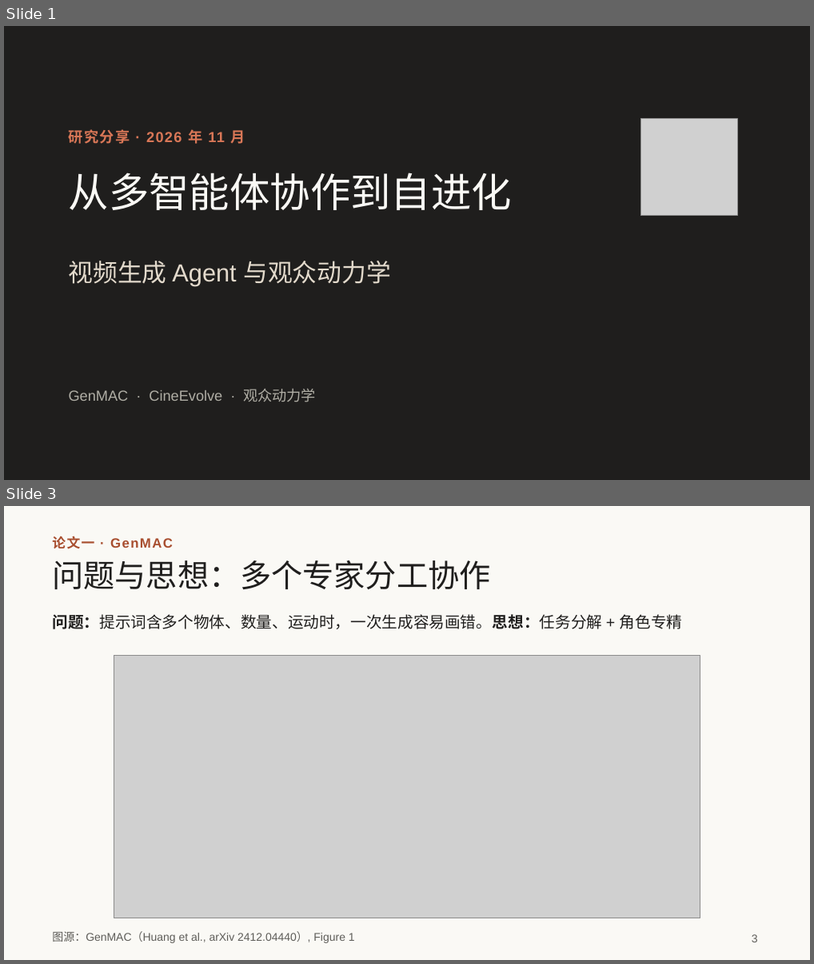
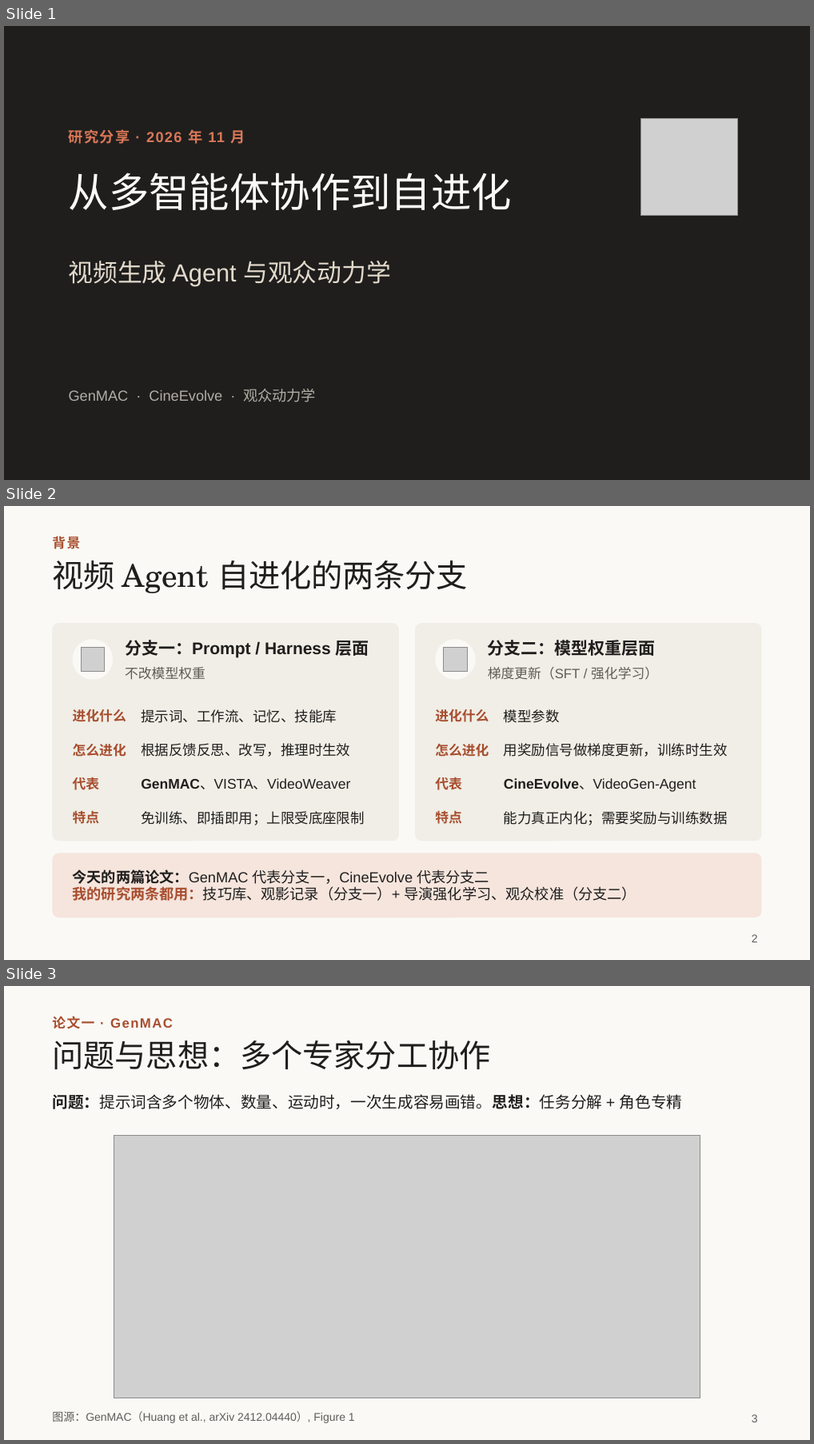
Before and after one commit to irving-2222/ICML, a slide deck: talk/研究分享_从多智能体协作到自进化.pptx. Shown one above the other, each under a label of ours: slides 1 and 3 before the commit, slides 1, 2 and 3 after it; the slides between them are not shown. The pictures are 814x964 and 814x1444 pixels, drawn with LibreOffice and Linux fonts; fonts in the diff are those of the drawing; grey boxes stand for pictures. Boxes give left, top, right and bottom in pixels: in the first picture for what was removed or moved away, otherwise in the second. Text is boxed around its words. In the diff, an @@ line names an element or a change of style, - is before the commit and + after.

```diff
--- a/talk/研究分享_从多智能体协作到自进化.pptx
+++ b/talk/研究分享_从多智能体协作到自进化.pptx
@@ slide 2 added at (4, 506, 810, 960), background #FAF9F5 @@
@@ text added at (52, 536, 80, 549), 12 pt, text #A84E2F, bold @@
+背景
@@ title added at (52, 560, 468, 593), 28 pt, text #1F1E1D @@
+视频 Agent 自进化的两条分支
@@ rounded rectangle added at (52, 623, 399, 840), fill #F0EEE6 @@
@@ rounded rectangle added at (415, 623, 762, 840), fill #F0EEE6 @@
@@ ellipse added at (73, 639, 113, 680), fill #FAF9F5 @@
@@ picture added at (81, 647, 104, 671) @@
@@ text added at (125, 640, 370, 658), 15 pt, text #1F1E1D, bold @@
+分支一：Prompt / Harness 层面
@@ ellipse added at (435, 639, 476, 680), fill #FAF9F5 @@
@@ picture added at (444, 647, 468, 671) @@
@@ text added at (488, 640, 656, 656), 15 pt, text #1F1E1D, bold @@
+分支二：模型权重层面
@@ text added at (125, 667, 206, 680), 12 pt, text #5E5D59 @@
+不改模型权重
@@ text added at (488, 667, 658, 680), 12 pt, text #5E5D59 @@
+梯度更新（SFT / 强化学习）
@@ text added at (73, 709, 126, 722), 12 pt, text #A84E2F, bold @@
+进化什么
@@ text added at (141, 709, 337, 723), 12.5 pt, text #1F1E1D @@
+提示词、工作流、记忆、技能库
@@ text added at (435, 709, 489, 722), 12 pt, text #A84E2F, bold @@
+进化什么
@@ text added at (504, 709, 560, 723), 12.5 pt, text #1F1E1D @@
+模型参数
@@ text added at (73, 744, 126, 756), 12 pt, text #A84E2F, bold @@
+怎么进化
@@ text added at (141, 743, 350, 756), 12.5 pt, text #1F1E1D @@
+根据反馈反思、改写，推理时生效
@@ text added at (435, 744, 489, 756), 12 pt, text #A84E2F, bold @@
+怎么进化
@@ text added at (504, 743, 728, 756), 12.5 pt, text #1F1E1D @@
+用奖励信号做梯度更新，训练时生效
@@ text added at (73, 776, 100, 790), 12 pt, text #A84E2F, bold @@
+代表
@@ text added at (141, 778, 350, 789), 12.5 pt, text #1F1E1D @@
+GenMAC、VISTA、VideoWeaver
@@ text added at (435, 776, 462, 790), 12 pt, text #A84E2F, bold @@
+代表
@@ text added at (504, 778, 697, 792), 12.5 pt, text #1F1E1D @@
+CineEvolve、VideoGen-Agent
@@ text added at (73, 810, 100, 824), 12 pt, text #A84E2F, bold @@
+特点
@@ text added at (141, 811, 365, 825), 12.5 pt, text #1F1E1D @@
+免训练、即插即用；上限受底座限制
@@ text added at (435, 810, 462, 824), 12 pt, text #A84E2F, bold @@
+特点
@@ text added at (504, 811, 728, 825), 12.5 pt, text #1F1E1D @@
+能力真正内化；需要奖励与训练数据
@@ rounded rectangle added at (52, 852, 762, 917), fill #D97757 at 15% opacity @@
@@ text added at (73, 869, 637, 900), 13 pt, text #1F1E1D @@
+今天的两篇论文：GenMAC 代表分支一，CineEvolve 代表分支二
+我的研究两条都用：技巧库、观影记录（分支一）+ 导演强化学习、观众校准（分支二）
@@ page number added at (752, 934, 758, 942), 10 pt, text #5E5D59 @@
+2
```
Also in this commit, not shown: 1 slide changed, 1 slide removed.
